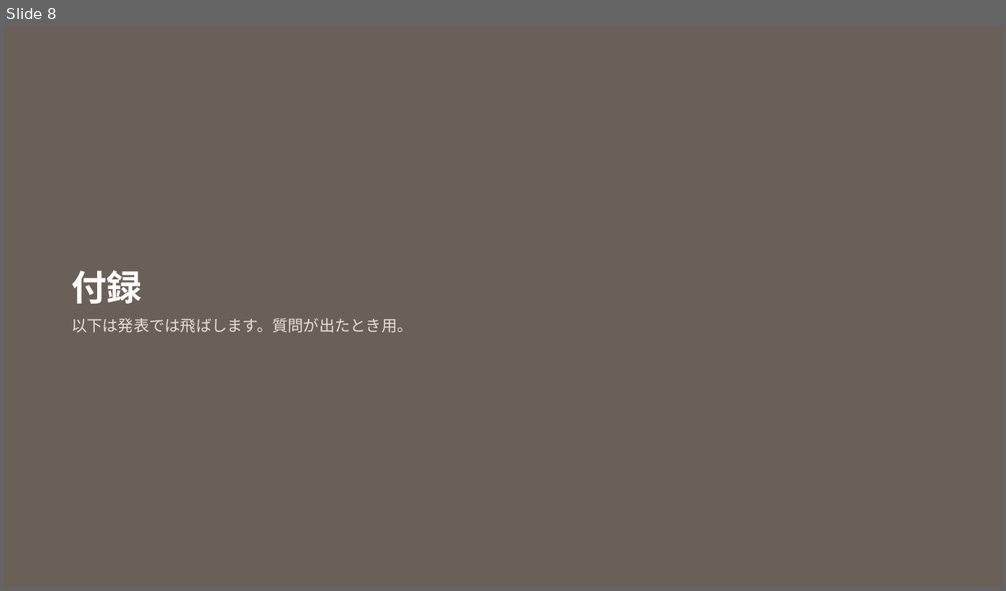
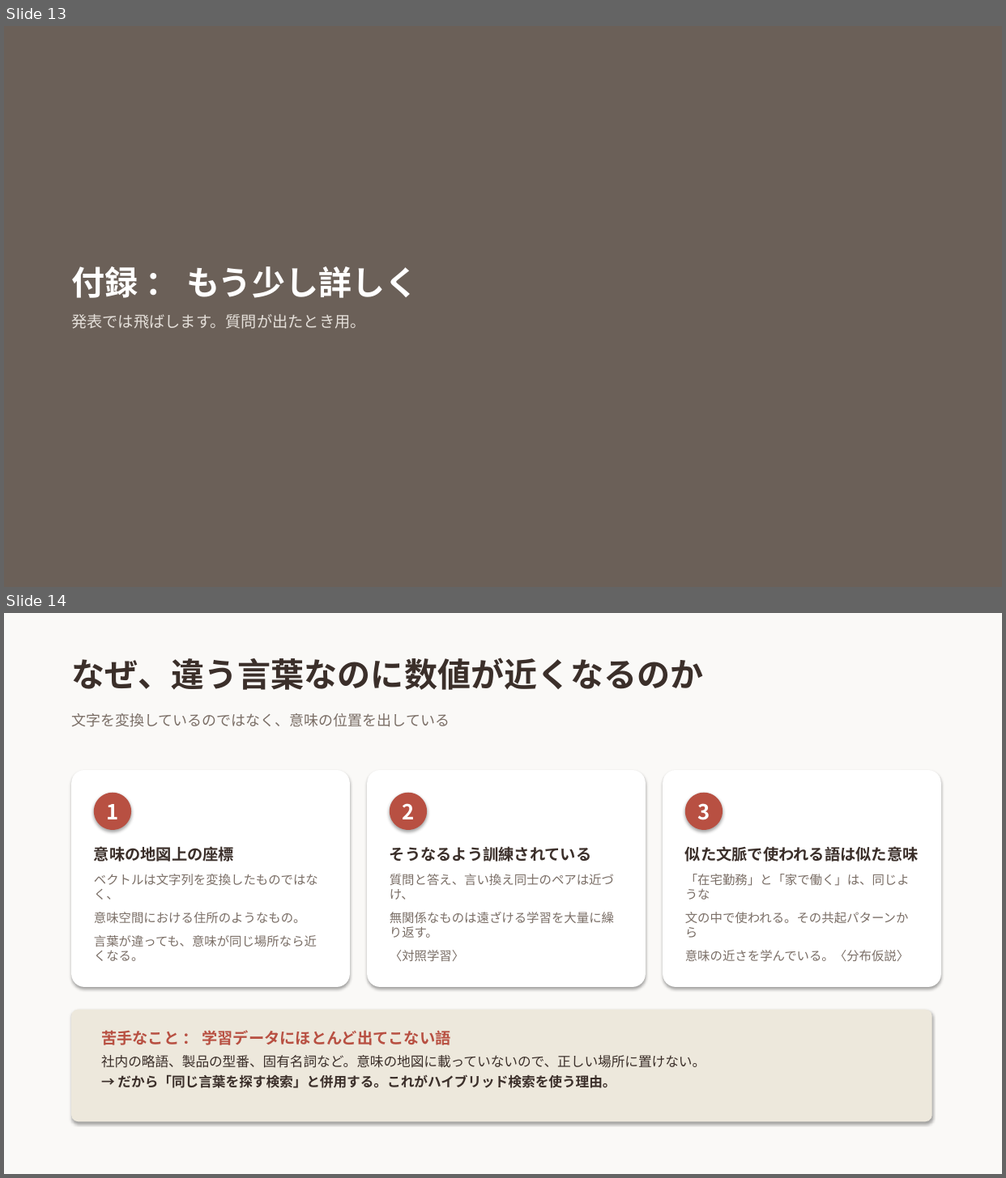
Before and after one commit to 20061111adg-debug/rag-workshop, a slide deck: docs/RAGとは.pptx. Shown one above the other, each under a label of ours: slide 8 before the commit, slides 13 and 14 after it. The pictures are 1006x591 and 1006x1178 pixels, drawn with LibreOffice and Linux fonts; fonts in the diff are those of the drawing. Boxes give left, top, right and bottom in pixels: in the first picture for what was removed or moved away, otherwise in the second. Text is boxed around its words. In the diff, an @@ line names an element or a change of style, - is before the commit and + after.

Commit message:
スライドを RAG の説明だけに再構成し、HTML版を削除する
「RAGとは何か」という題に対して、中身の半分が本プロジェクトの検証結果になっていた。
題と内容が合っていないため、説明だけに絞って組み直した。

本編12枚 ＋ 付録4枚。
名前の分解から始め、なぜ必要か、ファインチューニングとの違い、
AIは検索していない、技術要素6つ、①〜⑥の各工程、まとめ、という順序。
埋め込みの深掘り3枚は付録に回した。

まとめは「社内に入れるなら」という説明していない話になっていたため、
話した内容を振り返る形に作り直した。

HTML版は削除した。pptx と同じ内容を手で二重管理する必要があり、
実際に一度、片方だけ修正して食い違う事故が起きたため。
GitHub 上では HTML が表示されないので共有用としても機能しない。

```diff
--- a/docs/RAGとは.pptx
+++ b/docs/RAGとは.pptx
@@ slide 14 added at [4,613,1002,1174], background #FAF9F7 @@
@@ text added at [71,658,704,690], 32 pt, text #3B2F2A, bold @@
+なぜ、違う言葉なのに数値が近くなるのか
@@ text added at [71,713,450,727], 14 pt, text #7A6E66 @@
+文字を変換しているのではなく、意味の位置を出している
@@ rounded rectangle added at [71,770,350,987], fill #FFFFFF @@
@@ rounded rectangle added at [367,770,646,987], fill #FFFFFF @@
@@ rounded rectangle added at [663,770,941,987], fill #FFFFFF @@
@@ ellipse added at [94,793,131,830], fill #B85042, 20 pt, text #FFFFFF, bold @@
+1
@@ ellipse added at [390,793,427,830], fill #B85042, 20 pt, text #FFFFFF, bold @@
+2
@@ ellipse added at [685,793,722,830], fill #B85042, 20 pt, text #FFFFFF, bold @@
+3
@@ text added at [94,846,318,961], 12 pt, text #7A6E66 @@
+意味の地図上の座標
+ベクトルは文字列を変換したものではなく、
+意味空間における住所のようなもの。
+言葉が違っても、意味が同じ場所なら近くなる。
@@ text added at [390,846,614,962], 12 pt, text #7A6E66 @@
+そうなるよう訓練されている
+質問と答え、言い換え同士のペアは近づけ、
+無関係なものは遠ざける学習を大量に繰り返す。
+〈対照学習〉
@@ text added at [685,846,918,961], 12 pt, text #7A6E66 @@
+似た文脈で使われる語は似た意味
+「在宅勤務」と「家で働く」は、同じような
+文の中で使われる。その共起パターンから
+意味の近さを学んでいる。〈分布仮説〉
@@ rounded rectangle added at [71,1010,932,1122], fill #EDE8DC @@
@@ text added at [101,1030,705,1088], 13 pt, text #3B2F2A, bold @@
+苦手なこと ： 学習データにほとんど出てこない語
+社内の略語、製品の型番、固有名詞など。意味の地図に載っていないので、正しい場所に置けない。
+→ だから「同じ言葉を探す検索」と併用する。これがハイブリッド検索を使う理由。
@@ what was slide 8 is now slide 13 @@
@@ slide 13 changed as well @@
@@ text at [71,267,419,329]: text changed @@
-付録
-以下は発表では飛ばします。質問が出たとき用。
+付録 ： もう少し詳しく
+発表では飛ばします。質問が出たとき用。
```
Also in this commit, not shown: 4 other slides changed, 10 other slides added, 5 slides removed, 1 other file.
